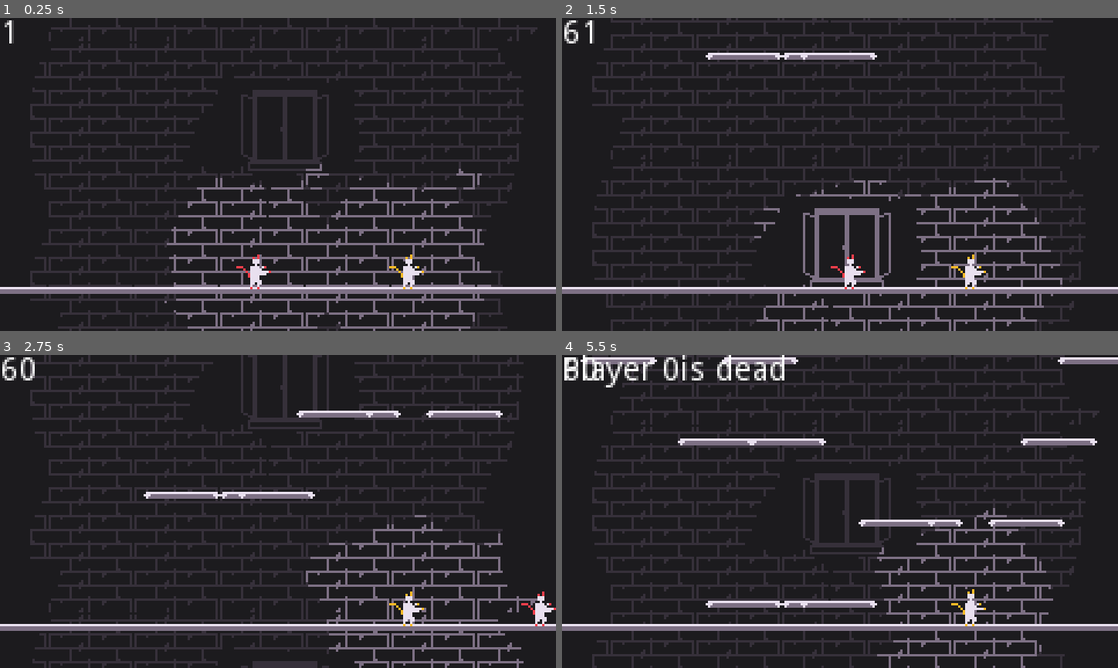
Above: before the commit, frames 1-4 (two rows, left to right).
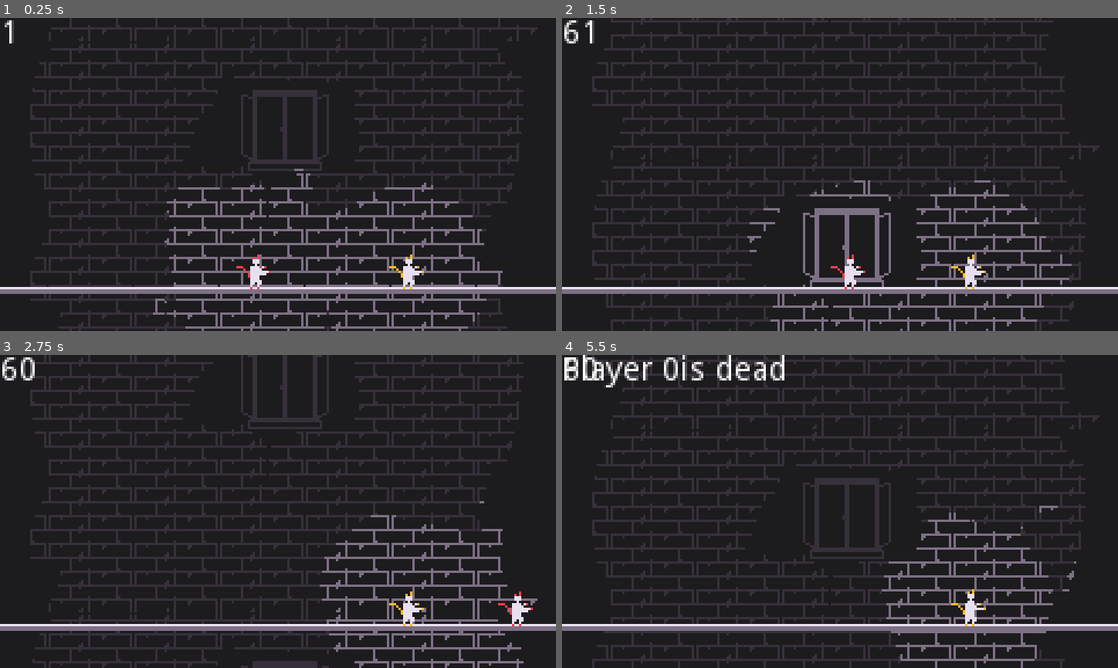
Above: after the commit, the same moments.

Repository: Daxidz/lospecjam01
Game: Godot game, scene res://src/fighter/Main.tscn
Two runs of this game, one before a commit and one after it. Both use one fixed random seed, a clock stepped at 60 frames per second and the inputs below.
Inputs:
- Up to frame 1 (0.25 s): no input
- Up to frame 2 (1.5 s): tap Enter (ui_accept) at 0.5, 0.77 s; hold Y (change_player) 0.53-1.28 s; hold D (ui_right) from 0.53 s (still down); tap Y (change_player) at 1.35 s
- Up to frame 3 (2.75 s): tap Enter (ui_accept) at 1.52 s; release D (ui_right) at 2.03 s; hold A (ui_left) from 2.03 s (still down); hold Y (change_player) from 2.03 s (still down)
- Up to frame 4 (5.5 s): release A (ui_left) at 2.78 s; release Y (change_player) at 2.78 s; hold D (ui_right) 2.78-4.28 s; tap Y (change_player) at 2.85, 4.35 s; tap Enter (ui_accept) at 3.02, 3.77, 4.52 s; hold Y (change_player) 3.53-4.28 s; hold A (ui_left) 4.28-5.03 s; hold D (ui_right) from 5.03 s (still down); hold Y (change_player) from 5.03 s (still down)

The runs differ from the first frame. In frame 1, 0.6% of the frame differs, in the area x 27-91%, y 46-100%; in frame 2, 0.9%; in frame 3, 2.0%; in frame 4, 29%, in the area x 3-100%, y 0-100%.

Commit message:
Even better physics

Diff:
--- a/src/Main.gd
+++ b/src/Main.gd
@@ -7,6 +7,7 @@
 var cur_fighter: int = 0
 
 var game_speed: float = 1.0
+
 
 
 func set_game_speed(speed: float):
--- a/src/fighter/Fighter.gd
+++ b/src/fighter/Fighter.gd
@@ -21,6 +21,7 @@
 var speed_factor
 
 export (float, 0, 1.0) var base_friction = 0.2
+export (float, 0, 1.0) var knockback_friction = 0.1
 var friction = base_friction
 export (float, 0, 1.0) var base_acceleration = 0.15
 export var coyote_time: float = 0.07
@@ -51,14 +52,18 @@
 #		velocity.x -= knocback_speed
 #	else:
 #		velocity.x = knocback_speed
+	var y_rand = rand_range(-20, -10)
 	velocity = punch_vec * knocback_speed
+	velocity.y += y_rand * punch_vec.length()
+
+	print(velocity)
 #
 	is_knockbacked = true
 	friction = base_friction / 2
 	$KnockbackTimer.start()
 	$Particles2D.emitting = true
 
-	cur_gravity = gravity/2
+#	cur_gravity = gravity/2
 
 	state_machine.travel("knockback")
 	emit_signal("punched")
@@ -76,6 +81,8 @@
 	var in_air = !is_on_floor();
 	var dir = 0
 
+	friction = base_friction
+
 	if !control_disabled && !is_knockbacked:
 		if Input.is_action_pressed("ui_right"+str(controller_nb)):
 			dir += 1
@@ -90,6 +97,8 @@
 			cur_speed *= 0.1
 		velocity.x = lerp(velocity.x, dir * cur_speed, base_acceleration)
 	else:
+		if is_knockbacked:
+			friction = knockback_friction
 		velocity.x = lerp(velocity.x, 0, friction)
 
 
@@ -137,4 +146,4 @@
 	friction = base_friction
 #	$Particles2D.emitting = false
 	state_machine.travel("idle")
-	cur_gravity = gravity
+#	cur_gravity = gravity
--- a/src/fighter/Fighter.tscn
+++ b/src/fighter/Fighter.tscn
@@ -205,7 +205,7 @@
 script = ExtResource( 2 )
 color = Color( 0.701961, 0.705882, 0.105882, 1 )
 ko_margin = 30.0
-base_friction = 0.3
+base_friction = 0.6
 base_acceleration = 0.2
 
 [node name="Sprite" type="Sprite" parent="."]
@@ -213,7 +213,6 @@
 z_index = 1
 texture = ExtResource( 1 )
 hframes = 12
-frame = 1
 
 [node name="CollisionShape2D" type="CollisionShape2D" parent="."]
 visible = false
@@ -257,7 +256,6 @@
 [node name="Sprite2" type="AnimatedSprite" parent="."]
 material = SubResource( 20 )
 frames = SubResource( 27 )
-frame = 3
 playing = true
 
 [node name="Particles2D" type="Particles2D" parent="."]
--- a/src/fighter/Main.tscn
+++ b/src/fighter/Main.tscn
@@ -73,6 +73,7 @@
 script = ExtResource( 6 )
 speed = 35.0
 nb_platform = 3
+enabled = false
 
 [node name="Timer" type="Timer" parent="PlatformSpawner"]
 autostart = true
@@ -101,12 +102,14 @@
 
 [node name="Sprite" parent="Fighters/Fighter" index="0"]
 material = SubResource( 3 )
+frame = 1
 
 [node name="AnimationTree" parent="Fighters/Fighter" index="4"]
 parameters/playback = SubResource( 4 )
 
 [node name="Sprite2" parent="Fighters/Fighter" index="8"]
 material = SubResource( 6 )
+frame = 2
 
 [node name="Particles2D" parent="Fighters/Fighter" index="9"]
 material = SubResource( 7 )
--- a/src/world/PlatformSpawner.gd
+++ b/src/world/PlatformSpawner.gd
@@ -8,6 +8,8 @@
 export var speed: float = 100
 var speed_factor: float = 1.0
 export var nb_platform: int = 2
+
+export var enabled: bool = true
 
 
 func _ready():
@@ -30,5 +32,6 @@
 
 
 func _on_Timer_timeout():
-	for i in nb_platform:
-		spawn_platform();
+	if enabled:
+		for i in nb_platform:
+			spawn_platform();
